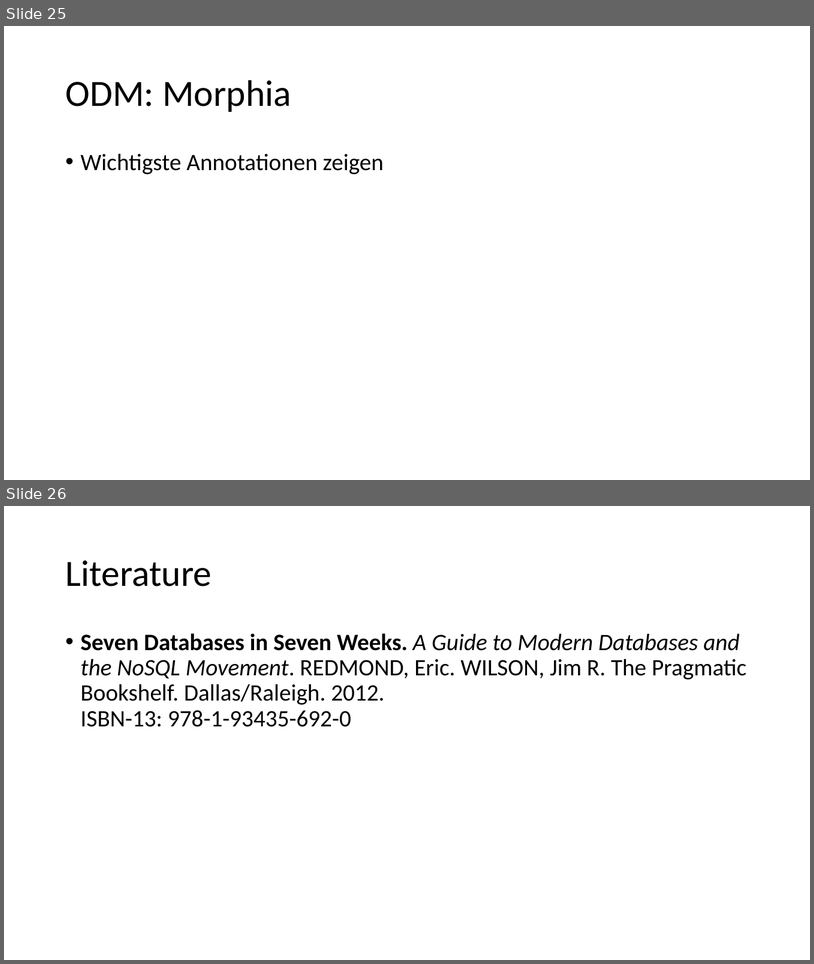
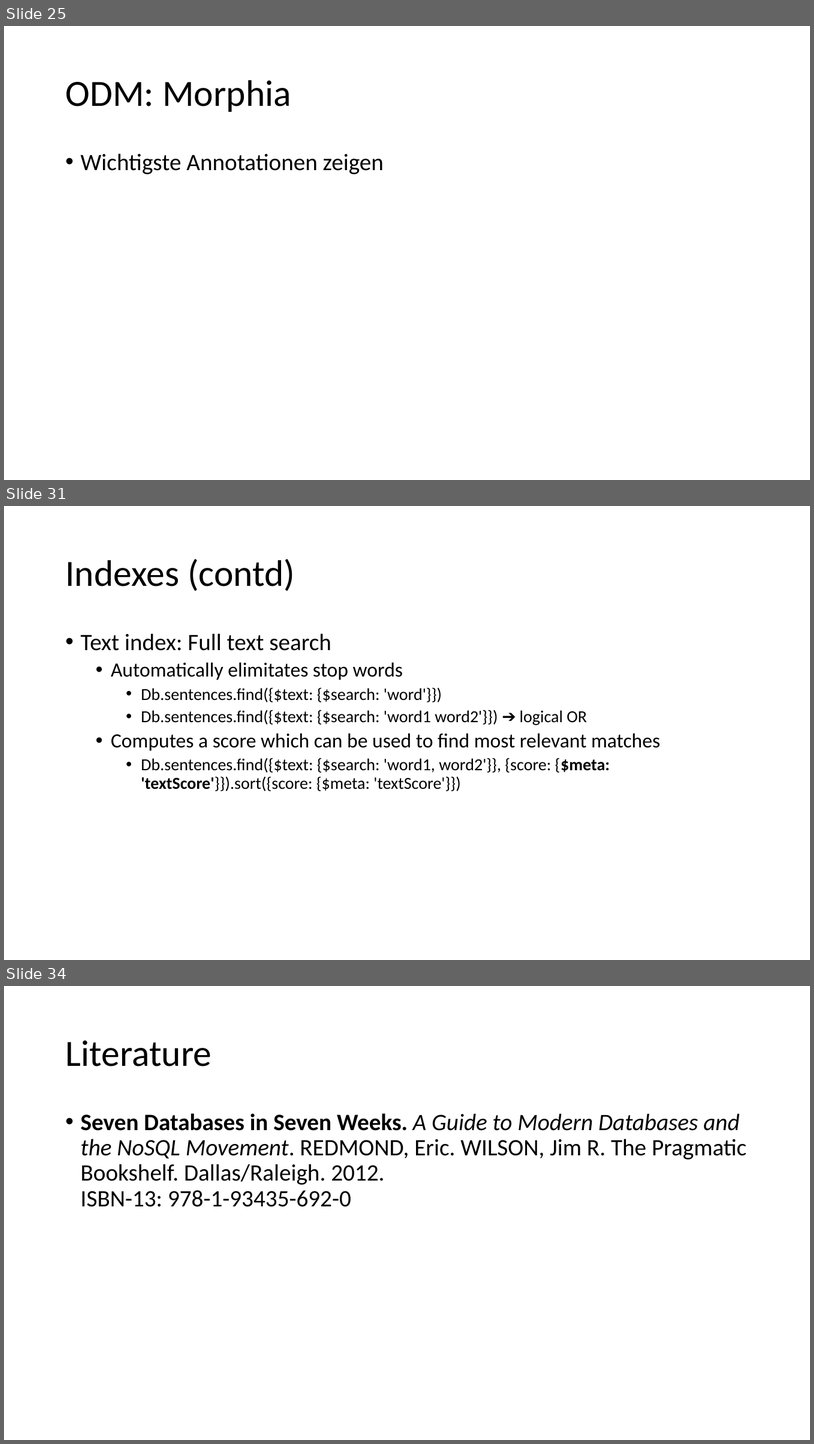
Before and after one commit to tiefenauer/m101j, a slide deck: m101j.pptx. Shown one above the other, each under a label of ours: slides 25 and 26 before the commit, slides 25, 31 and 34 after it; the slides between them are not shown. The pictures are 814x964 and 814x1444 pixels, drawn with LibreOffice and Linux fonts; fonts in the diff are those of the drawing. Boxes give left, top, right and bottom in pixels: in the first picture for what was removed or moved away, otherwise in the second. Text is boxed around its words. In the diff, an @@ line names an element or a change of style, - is before the commit and + after.

```diff
--- a/m101j.pptx
+++ b/m101j.pptx
@@ slide 31 added at (4, 506, 810, 960), background #FFFFFF @@
@@ title added at (65, 559, 295, 591), 44 pt, text #000000 @@
+Indexes (contd)
@@ text added at (81, 633, 660, 791), 20 pt, text #000000 @@
+• Text index: Full text search
+  • Automatically elimitates stop words
+    • Db.sentences.find({$text: {$search: 'word'}})
+    • Db.sentences.find({$text: {$search: 'word1 word2'}}) ➔ logical OR
+  • Computes a score which can be used to find most relevant matches
+    • Db.sentences.find({$text: {$search: 'word1, word2'}}, {score: {$meta: 'textScore'}}).sort({score: {$meta: 'textScore'}})
@@ what was slide 26 is now slide 34 @@
```
Also in this commit, not shown: 1 slide changed, 7 other slides added.
